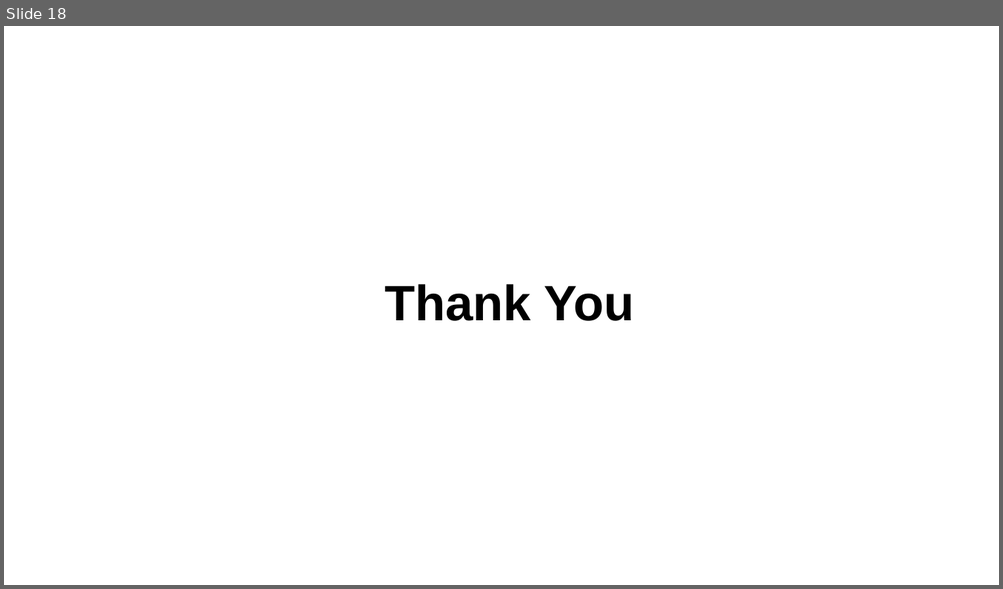
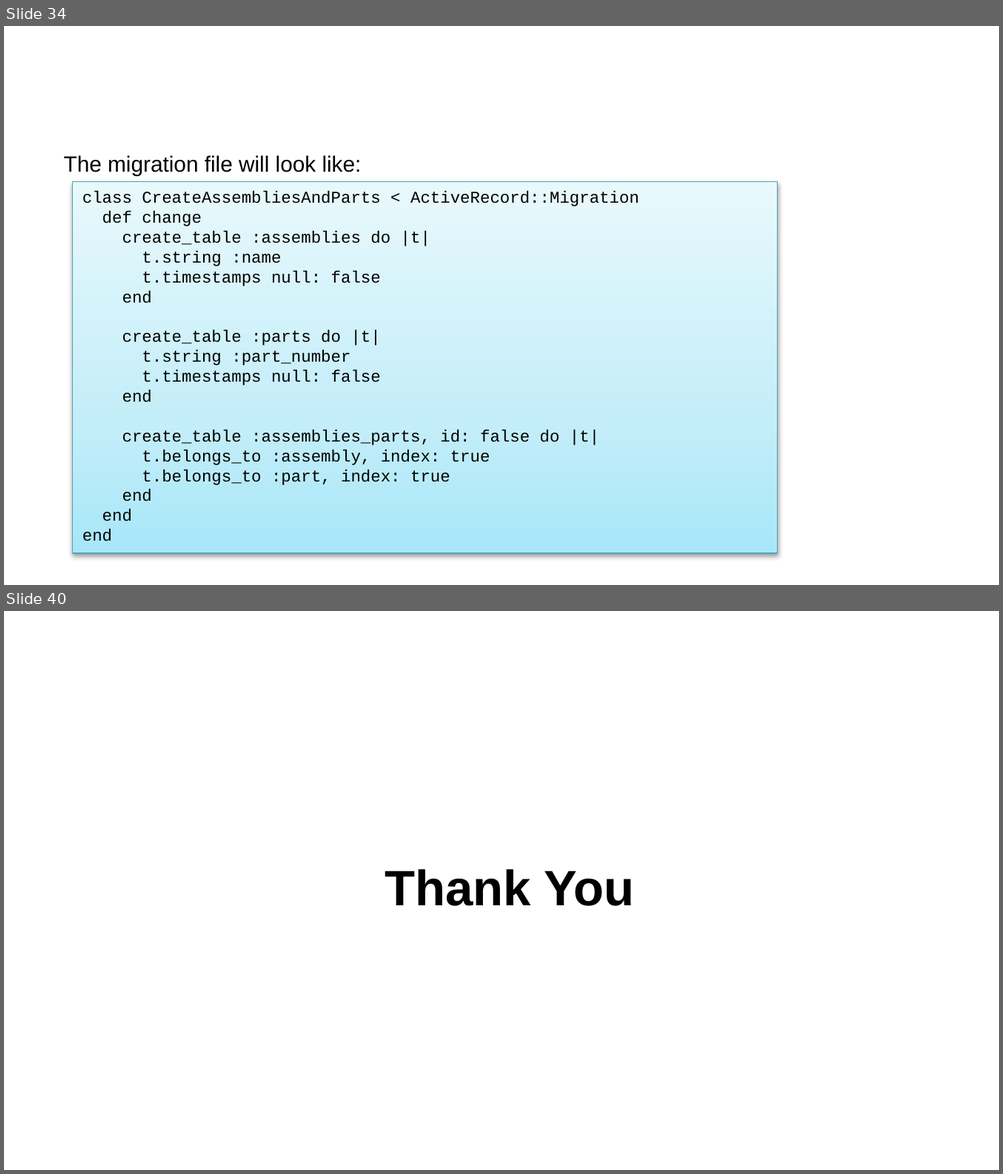
Before and after one commit to rubypool/rails-training-material, a slide deck: Ruby On Rails Deck - Models.pptx. Shown one above the other, each under a label of ours: slide 18 before the commit, slides 34 and 40 after it; the slides between them are not shown. The pictures are 1003x589 and 1003x1174 pixels, drawn with LibreOffice and Linux fonts; fonts in the diff are those of the drawing. Boxes give left, top, right and bottom in pixels: in the first picture for what was removed or moved away, otherwise in the second. Text is boxed around its words. In the diff, an @@ line names an element or a change of style, - is before the commit and + after.

```diff
--- a/Ruby On Rails Deck - Models.pptx
+++ b/Ruby On Rails Deck - Models.pptx
@@ slide 34 added at (4, 26, 999, 585), background #FFFFFF @@
@@ text added at (64, 156, 361, 175), 16 pt, text #000000 @@
+The migration file will look like:
@@ rectangle added at (73, 182, 777, 554), fill gradient #A9E9F9 to #C3EFF9 to #E7F9FE, outline #53A5B3 0.75 pt, 12 pt, text #000000 @@
+class CreateAssembliesAndParts < ActiveRecord::Migration
+def change
+create_table :assemblies do |t|
+t.string :name
+t.timestamps null: false
+end
+create_table :parts do |t|
+t.string :part_number
+t.timestamps null: false
+end
+create_table :assemblies_parts, id: false do |t|
+t.belongs_to :assembly, index: true
+t.belongs_to :part, index: true
+end
+end
+end
@@ what was slide 18 is now slide 40 @@
```
Also in this commit, not shown: 21 other slides added.
